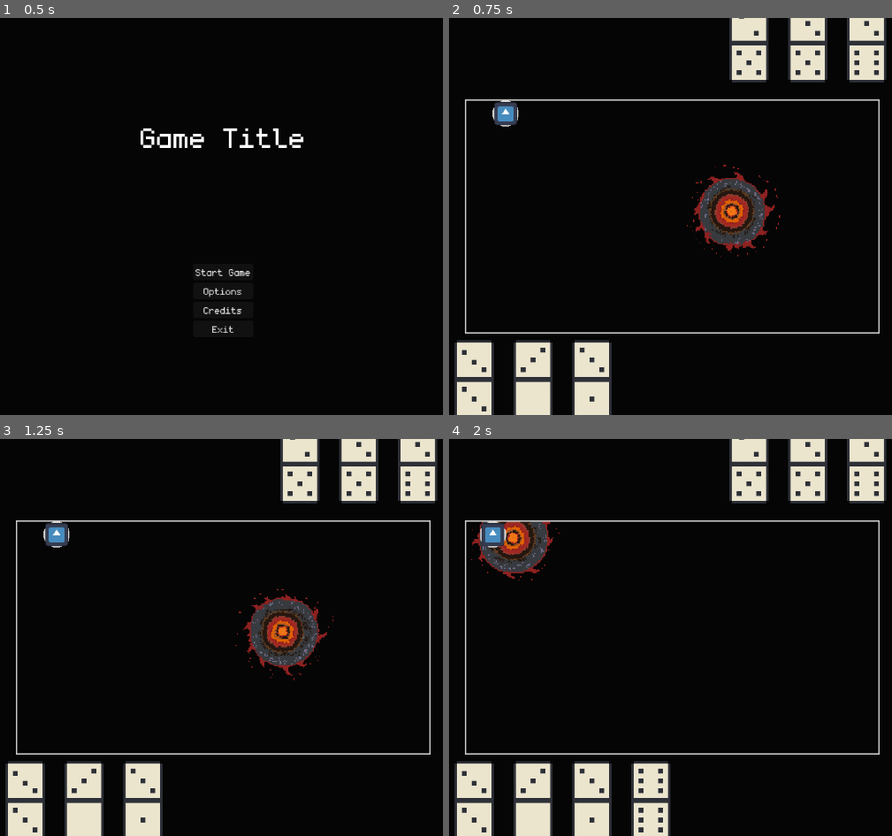
Above: before the commit, frames 1-4 (two rows, left to right).
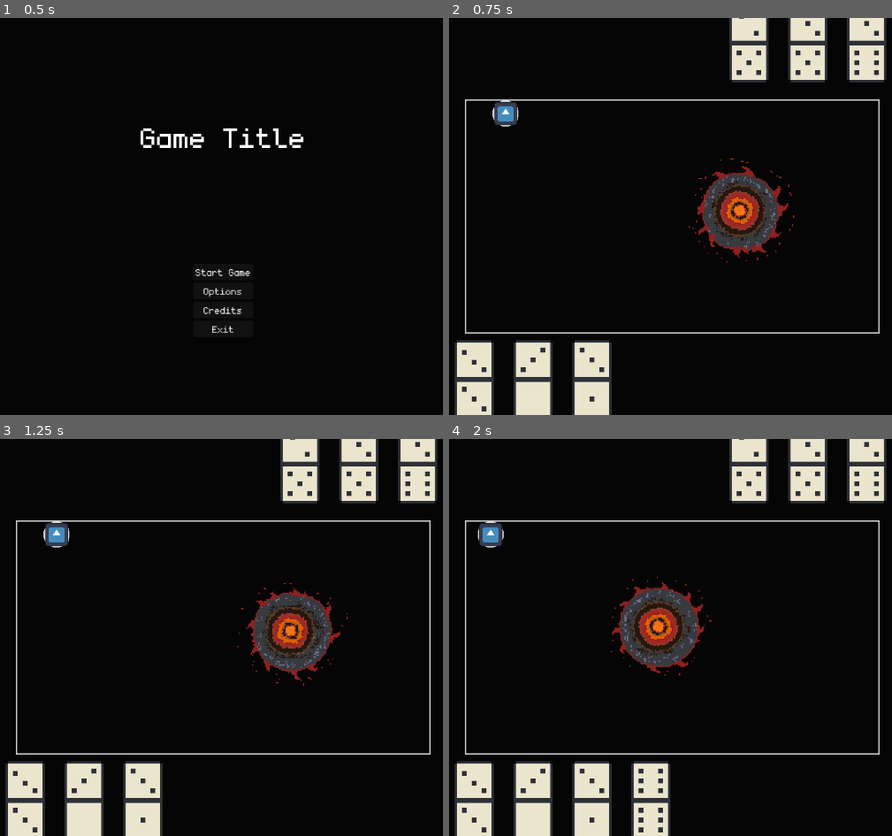
Above: after the commit, the same moments.

Repository: Juanxpeke/GD-BR2024
Game: Godot game, scene res://Core/GUI/MainMenu/main_menu.tscn
Same seed, same stepped clock (60 frames per second), same inputs: the game is played once before the commit and once after it. The engine's default icon, where the game draws it, is replaced by a stand-in: a white triangle on a blue panel in a dark square.
Inputs (mouse positions are in pixels of both pictures, inside the frame that each line leads up to):
- Up to frame 1 (0.5 s): no input
- Up to frame 2 (0.75 s): click "Start Game" at 0.5 s
- Up to frame 3 (1.25 s): no input
- Up to frame 4 (2 s): drag from (732, 633) to (506, 534) at 1.27 s

Frame 1 is identical in both runs. In frame 2, 2.6% of the frame differs, in the area x 53-79%, y 35-62%; in frame 3, 2.5%; in frame 4, 4.8%, in the area x 4-60%, y 20-60%.

Commit message:
Improved play camera logic

Diff:
--- a/Core/Entity/Plays/deck_play.gd
+++ b/Core/Entity/Plays/deck_play.gd
@@ -7,7 +7,6 @@
 func get_play_position() -> Vector2:
 	return GameManager.current_world.deck.global_position
 
-# Executes the play
-func execute() -> void:
-	await super()
+# Core execution logic
+func core_execute() -> void:
 	GameManager.current_world.deck.give_domino()
--- a/Core/Entity/Plays/play.gd
+++ b/Core/Entity/Plays/play.gd
@@ -1,7 +1,8 @@
 class_name Play
 extends Object
 
-const CAMERA_WAIT_TIME : float = 1.2
+const CAMERA_FOCUS_WAIT_TIME : float = 1.2
+const CAMERA_POST_BLOCK_TIME : float = 0.8
 
 # Static
 
@@ -31,5 +32,16 @@
 func execute() -> void:
 	assert(not disabled, 'Play is disabled as turn has been passed')
 
-	GameManager.current_camera.global_position = get_play_position()
-	await GameManager.current_camera.get_tree().create_timer(CAMERA_WAIT_TIME).timeout
+	GameManager.current_camera.blocked = true
+	GameManager.current_camera.focus(get_play_position())
+	await GameManager.current_camera.get_tree().create_timer(CAMERA_FOCUS_WAIT_TIME).timeout
+
+	core_execute()
+
+	await GameManager.current_camera.get_tree().create_timer(CAMERA_POST_BLOCK_TIME).timeout
+	GameManager.current_camera.blocked = false
+
+# Core execution logic
+func core_execute() -> void:
+	assert(false, 'This function needs to be implemented in the child class')
+	pass
--- a/Core/Entity/Plays/tower_placement_play.gd
+++ b/Core/Entity/Plays/tower_placement_play.gd
@@ -23,7 +23,6 @@
 func get_play_position() -> Vector2:
 	return placement_component.get_free_placement_areas()[placement_area_index].global_position
 
-# Executes the play
-func execute() -> void:
-	await super()
+# Core execution logic
+func core_execute() -> void:
 	placement_component.place_domino(domino, placement_component.get_free_placement_areas()[placement_area_index], inverted)
--- a/Core/World/Indicators/ooc_indicator_component.gd
+++ b/Core/World/Indicators/ooc_indicator_component.gd
@@ -61,9 +61,7 @@
 # Called when the indicator area receives an input
 func _on_indicator_area_input(_viewport : Node, event : InputEvent, _shape_idx : int) -> void:
 	if event.is_action_pressed("left_click"):
-		GameManager.current_camera.grabbed = false
-		GameManager.current_camera.global_position = global_position
-		GameManager.current_camera.zoom = GameManager.current_camera.ZOOM_DEFAULT
+		GameManager.current_camera.focus(global_position)
 
 # Returns true if the indicator is outside the given rect, false otherwise
 func _is_outside_rect(rect : Rect2) -> bool:
--- a/Core/World/camera.gd
+++ b/Core/World/camera.gd
@@ -4,8 +4,9 @@
 const ZOOM_VELOCITY : Vector2 = Vector2(0.1, 0.1)
 const ZOOM_MINIMUM : Vector2 = Vector2(0.1, 0.1)
 const ZOOM_MAXIMUM : Vector2 = Vector2(7.0, 7.0)
-const ZOOM_DEFAULT : Vector2 = Vector2(1.5, 1.5)
+const ZOOM_DEFAULT : Vector2 = Vector2(1.7, 1.7)
 
+var blocked : bool = false
 var grabbed : bool = false
 var grab_position : Vector2
 var grab_mouse_position : Vector2
@@ -19,7 +20,7 @@
 
 # Called every frame. 'delta' is the elapsed time since the previous frame
 func _process(_delta: float) -> void:
-	if grabbed and GameManager.current_player.grabbed_domino == null:
+	if grabbed and not blocked and GameManager.current_player.grabbed_domino == null:
 		global_position = grab_position + (grab_mouse_position - get_viewport().get_mouse_position()) / zoom
 
 # Called on any input event
@@ -45,3 +46,9 @@
 func get_rect() -> Rect2:
 	var camera_size = get_viewport_rect().size / zoom
 	return Rect2(get_screen_center_position() - camera_size * 0.5, camera_size)
+
+# Focuses the gamera on the given position
+func focus(focus_position : Vector2) -> void:
+	grabbed = false
+	global_position = focus_position
+	zoom = ZOOM_DEFAULT
--- a/Core/World/camera_movement_area.gd
+++ b/Core/World/camera_movement_area.gd
@@ -23,7 +23,7 @@
 	if hovered:
 		time_hovered += delta
 
-	if time_hovered > ACTIVATION_TIME:
+	if time_hovered > ACTIVATION_TIME and not GameManager.current_camera.blocked:
 		var mouse_distance_speed_factor = pow(get_local_mouse_position().project(movement_direction.normalized()).length(), DISTANCE_ACCELERATION_FACTOR)
 		var time_speed_factor = min(TIME_ACCELERATION_FACTOR * (time_hovered - ACTIVATION_TIME), 7.0)
 		var speed = BASE_SPEED * mouse_distance_speed_factor * time_speed_factor
